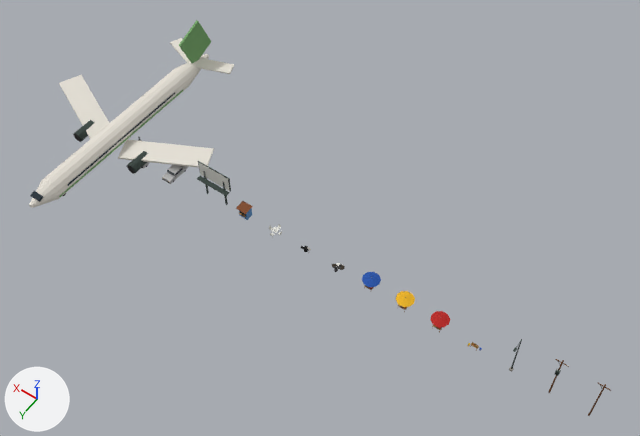
Two versions of the glTF model godot/assets/models/props.glb, one commit apart.
One viewpoint serves both versions: a 50 mm lens placed at (-1.3, 65.2, 112.7), pointed at (47.7, -3.3, 5.0). Arrows for +X, +Y and +Z are at lower left; the lights stay in place. The first picture is the older version.

Before the edit, the objects in view are built like this:
```python
me_prop_panneau_pub = bpy.data.meshes.new('prop_panneau_pub')
me_prop_panneau_pub.from_pydata(...)  # a box spanning x -2.12..-1.88, y -0.12..0.12, z 0.0..5.6, material slot 0; a box spanning x 1.88..2.12, y -0.12..0.12, z 0.0..5.6, material slot 0; a box spanning x -3.2..3.2, y -0.17..-0.07, z 3.9..7.1, material slot 0; a box spanning x -3.1..3.1, y 0.05..0.95, z 3.72..3.78, material slot 0; a box spanning x -3.0..3.0, y -0.03..0.03, z 4.05..6.95, material slot 1
me_prop_panneau_pub.materials.append(mat_mat_metal_peint)  # dark grey #404c47
me_prop_panneau_pub.materials.append(mat_mat_blanc_plastique)  # light grey #e0e0d9
me_veh_avion = bpy.data.meshes.new('veh_avion')
me_veh_avion.from_pydata(...)  # 342 vertices, 616 faces; spans x -17.1..17.1, y -24.4..20.2, z 0.0..12.3
# faces by material slot: [224, 36, 36, 124, 88, 108]
me_veh_avion.materials.append(mat_mat_peinture_blanc)  # white #e5e0d6
me_veh_avion.materials.append(mat_mat_verre)  # dark blue #26333d
me_veh_avion.materials.append(mat_mat_peinture_vert)  # green #73a666
me_veh_avion.materials.append(mat_mat_metal_peint)  # dark grey #404c47
me_veh_avion.materials.append(mat_mat_citerne)  # black #121214
me_veh_avion.materials.append(mat_mat_pneu)  # black #0d0d0d
ob_prop_panneau_pub = bpy.data.objects.new('prop_panneau_pub', me_prop_panneau_pub)
ob_prop_panneau_pub.location = (66.0, 0.0, 0.0)
ob_veh_avion = bpy.data.objects.new('veh_avion', me_veh_avion)
ob_veh_avion.location = (87.0, 0.0, 0.0)
```
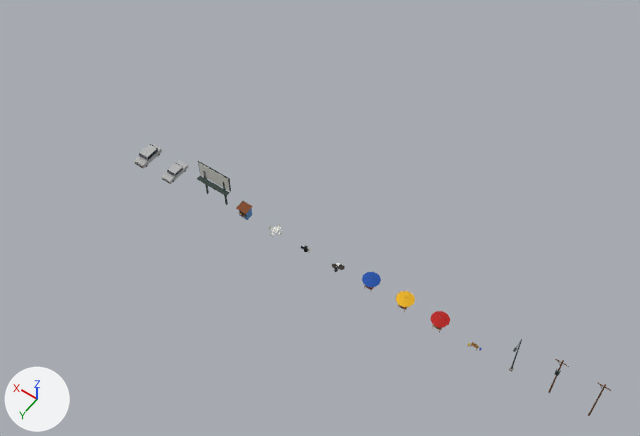
The change, as a diff of the scene's bpy script:
```diff
--- a/godot/assets/models/props.glb.py
+++ b/godot/assets/models/props.glb.py
@@ ob_veh_avion @@
-ob_veh_avion = bpy.data.objects.new('veh_avion', me_veh_avion)
-ob_veh_avion.location = (87.0, 0.0, 0.0)
```

Where the change shows, as pixel boxes (x1, y1, x2, y2) in the pictures (640 x 436 px):
'veh_avion', deleted
    before: (29, 20, 234, 208)
    faces in mat_mat_peinture_blanc (white #e5e0d6): (29, 38, 234, 208)
    faces in mat_mat_peinture_vert (green #73a666): (59, 20, 211, 197)
    faces in mat_mat_metal_peint (dark grey #404c47): (73, 120, 148, 174)
    faces in mat_mat_verre (dark blue #26333d): (30, 92, 175, 202)
